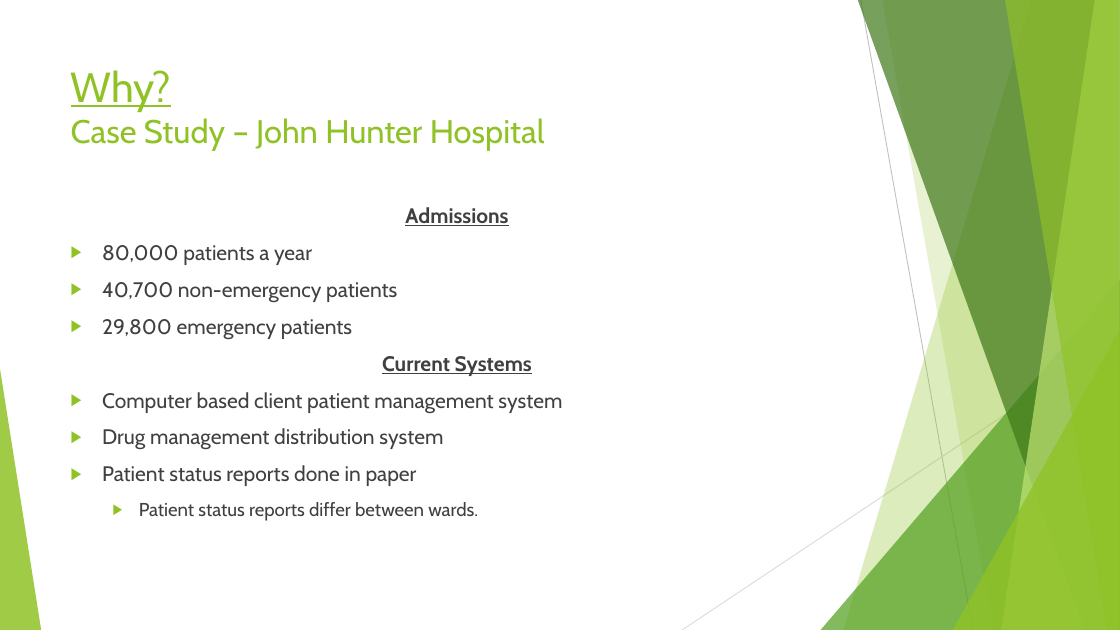
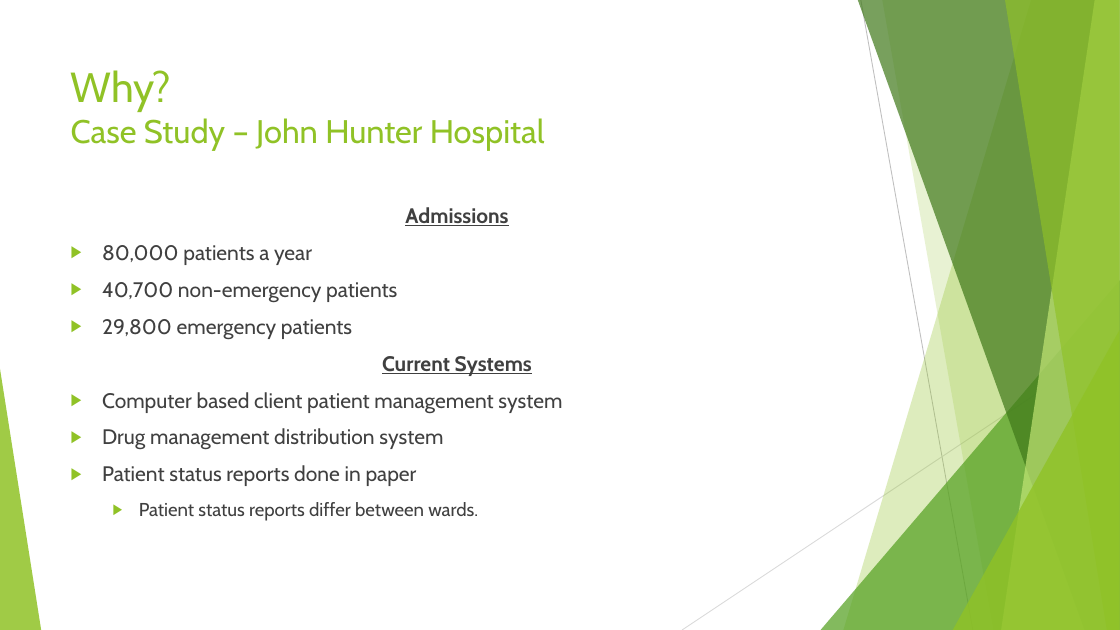
Before and after one commit to jjvanvuren/MediClip, a slide deck: slide 9 of MediClip Presentation.pptx. Drawn at 1120x630 pixels with LibreOffice and Linux fonts; fonts in the diff are those of the drawing. Boxes give left, top, right and bottom in pixels: in the first picture for what was removed or moved away, otherwise in the second. Text is boxed around its words. In the diff, an @@ line names an element or a change of style, - is before the commit and + after.

Commit message:
Final Changes

```diff
--- a/MediClip Presentation.pptx
+++ b/MediClip Presentation.pptx
@@ title "Why? Case Study – John ..." at box(71, 70, 545, 151): underline off in "Why?" @@
```
Also in this commit, not shown: 1 slide added.
